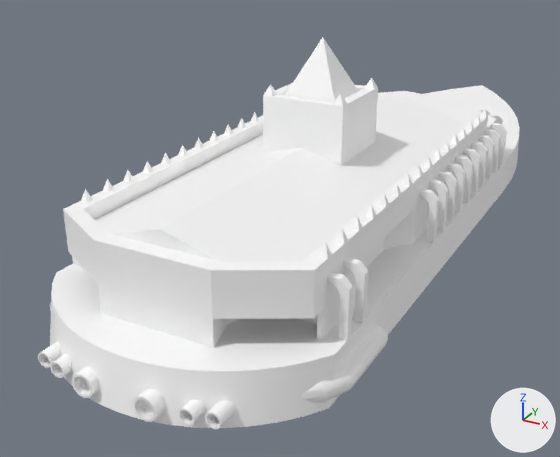
The FBX model Assets/World objects/Ships_raw/mil - frigate b.fbx, before and after one commit.
Rendered twice from a 50 mm lens placed at (4.66, -11.26, 4.36), pointed at (-1.07, -0.84, -0.85). Lighting does not change. The marker at lower right points along +X, +Y and +Z. Vertices at the same position are counted once.

The first picture shows 'Mil frigate hull', 'Mil frigate teamcolor'.
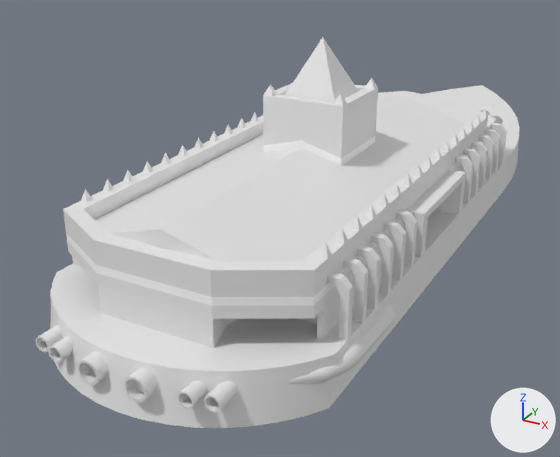
Where the change shows, as pixel boxes (x1, y1, x2, y2) in the pictures (560 x 457 px):
'Mil frigate hull', reshaped: before (38, 38, 520, 429); after (36, 38, 520, 428)
part 1 of me_id46, deleted: before (38, 171, 458, 429)
part 2 of me_id46, built on: before (50, 96, 497, 403); after (36, 117, 492, 413)
part 3 of me_id46, deleted: before (64, 115, 263, 209)
part 4 of me_id46, recoloured: (50, 38, 520, 428) in both

What changed in the scene script:
```text
Change me_id46:
    used by ob_mil_frigate_hull; location = (0.0, 0.0, 0.0)
    remove me_id46.from_pydata(...)  # 1549 vertices, 2350 faces; spans x -2.05..2.05, y -6.32..7.62, z -0.6..2.5
    add me_id46.from_pydata(...)  # 1525 vertices, 2280 faces; spans x -2.05..2.05, y -6.32..7.62, z -0.6..2.5
    me_id46 part 1: 12 loose pieces with 492 vertices, spanning x -1.9..1.9, y -6.32..-1.07, z -0.55..0.7, are deleted
    me_id46 part 2: 6 vertices moved from x -1.9..1.9, y -6.02..-0.77, z 0.0 to x -1.9..1.9, y -6.13..-0.82, z 0.0; 193 vertices removed from x -2.05..2.05, y -5.44..1.99, z -0.55..1.75; 663 vertices added at x -2.05..2.05, y -6.32..-0.67, z -0.35..0.7
    me_id46 part 3: 2 vertices removed from x -1.65, y 1.33, z 0.7..0.9
    me_id46 part 4: 952 faces spanning x -1.9..1.9, y -6.29..7.62, z -0.6..2.5 switch from mat_material (white #ffffff) to no material
```
